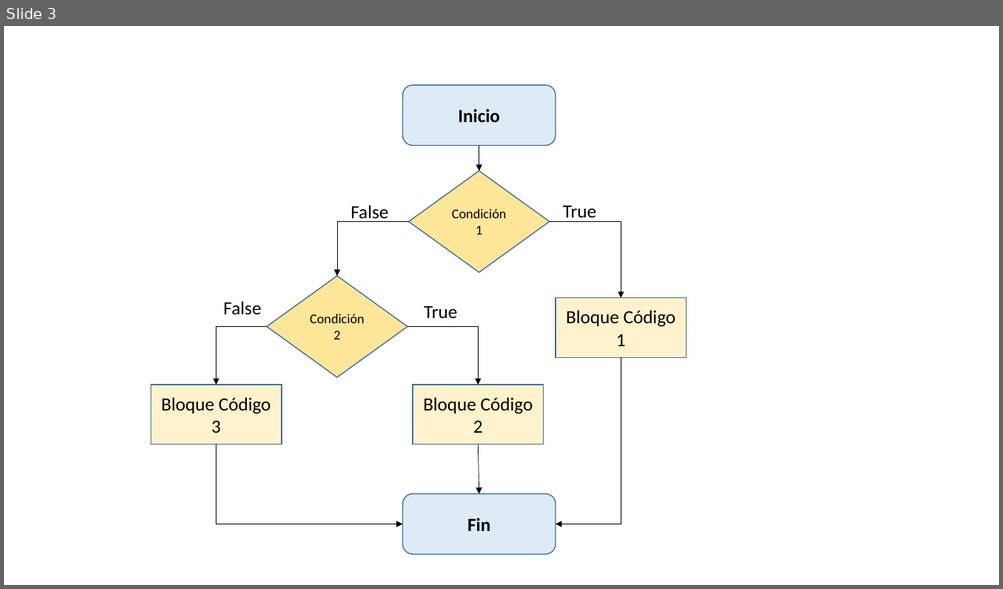
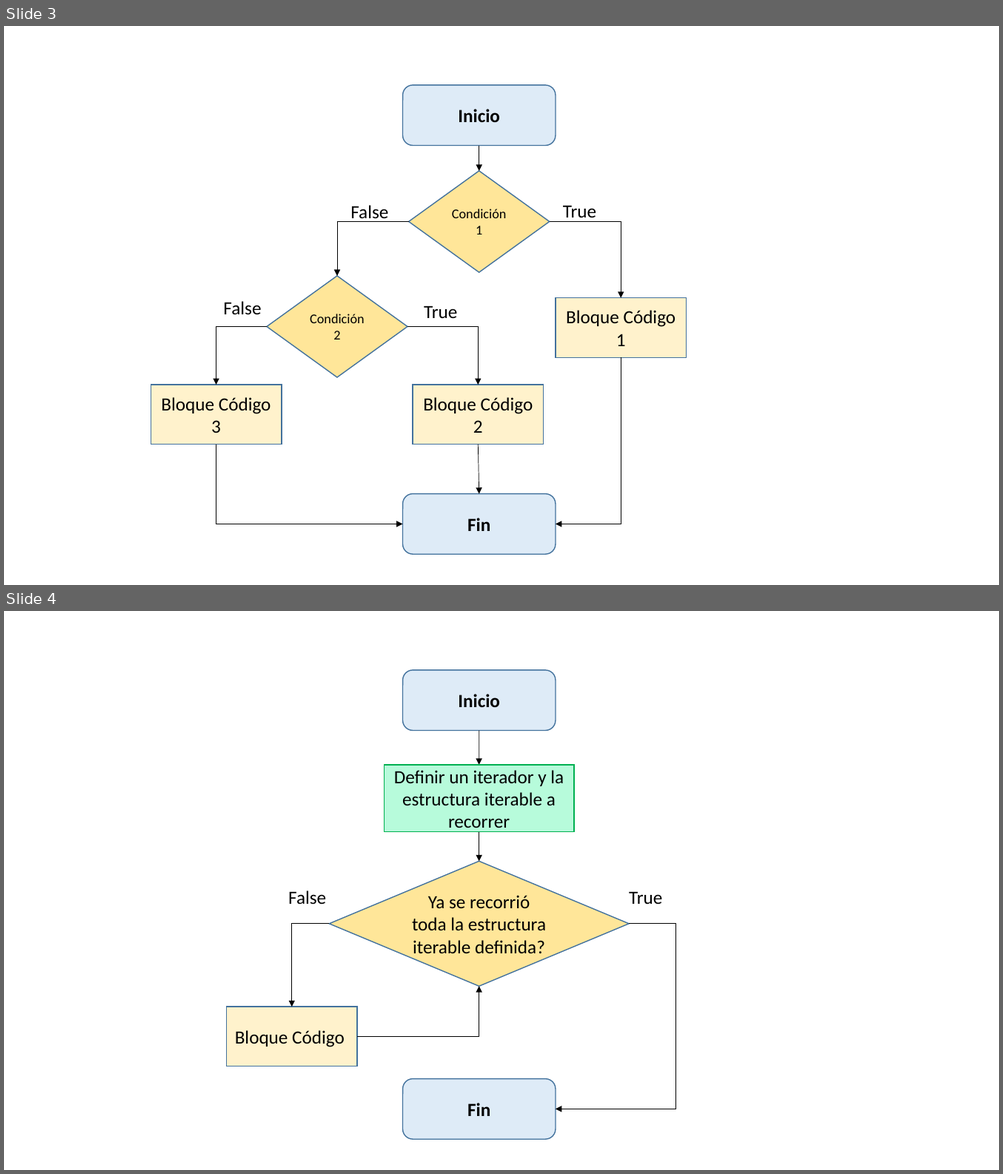
Before and after one commit to copa-uniandes/Laboratorio-Computacional-de-Analytics-Mini, a slide deck: S1 - Bienvenida, estructuras de datos y de control/S1.TU3/Archivos/Presentacion Estructuras de Control.pptx. Shown one above the other, each under a label of ours: slide 3 before the commit, slides 3 and 4 after it. The pictures are 1003x589 and 1003x1174 pixels, drawn with LibreOffice and Linux fonts; fonts in the diff are those of the drawing. Boxes give left, top, right and bottom in pixels: in the first picture for what was removed or moved away, otherwise in the second. Text is boxed around its words. In the diff, an @@ line names an element or a change of style, - is before the commit and + after.

```diff
--- a/S1 - Bienvenida, estructuras de datos y de control/S1.TU3/Archivos/Presentacion Estructuras de Control.pptx
+++ b/S1 - Bienvenida, estructuras de datos y de control/S1.TU3/Archivos/Presentacion Estructuras de Control.pptx
@@ slide 4 added at (x1=4, y1=611, x2=999, y2=1170), background #FFFFFF @@
@@ group added at (x1=226, y1=670, x2=676, y2=1140): 3 elbow arrows, 2 rounded rectangles, 2 arrows, 2 rectangles, 2 texts, 1 diamond @@
+Inicio
+Fin
+Bloque Código
+Ya se recorrió toda la estructura iterable definida?
+True
+False
+Definir un iterador y la estructura iterable a recorrer
```
Also in this commit, not shown: 3 other files.
